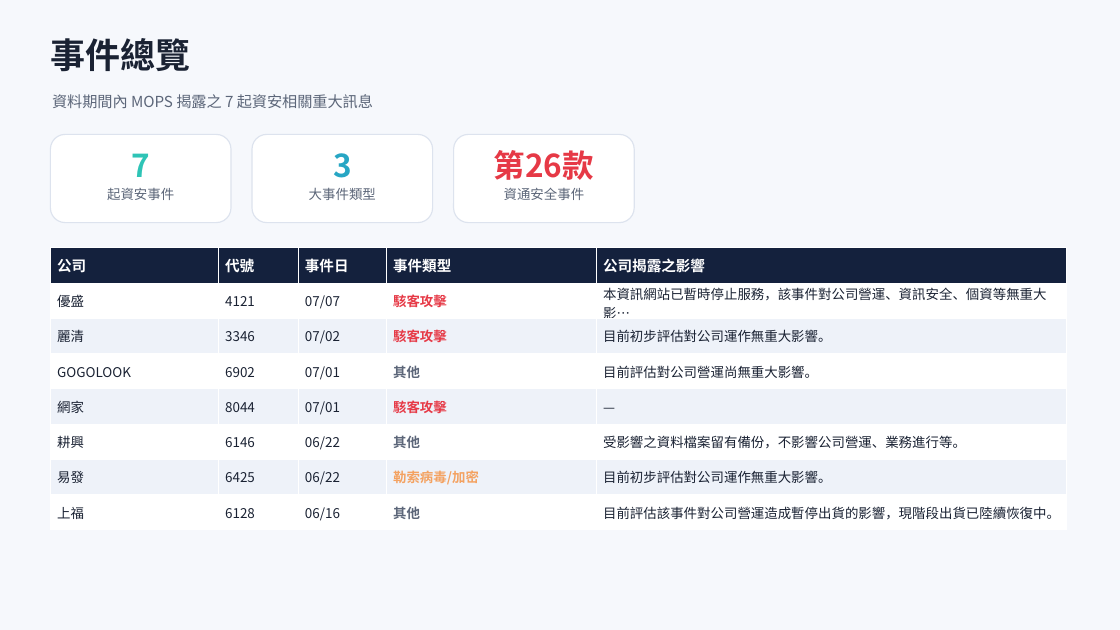
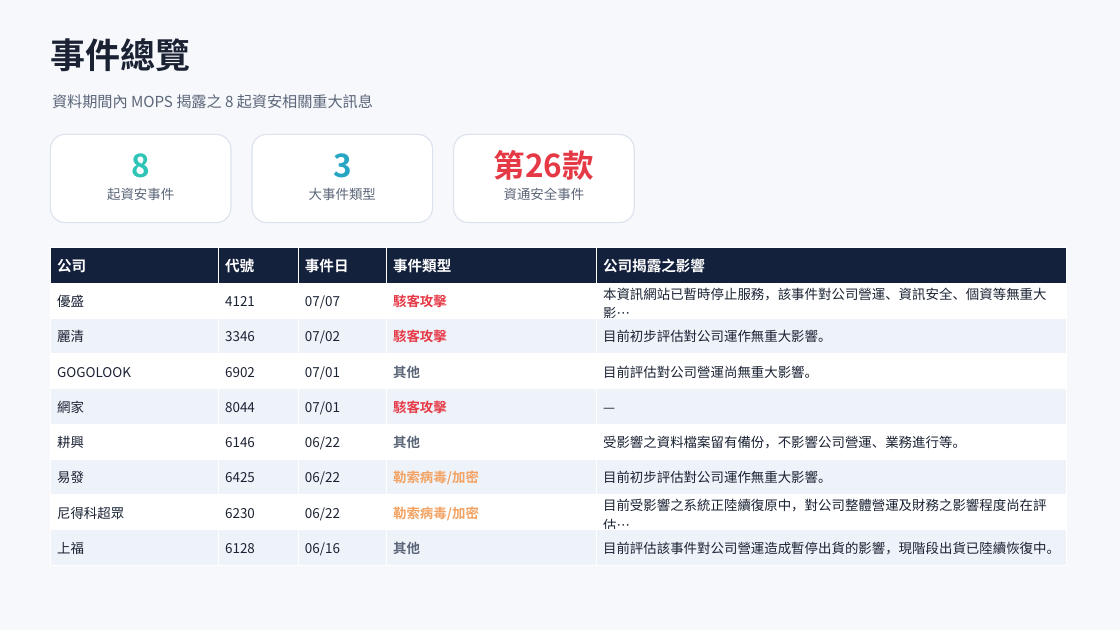
Before and after one commit to Johnnylin77/mops-isec-monitor, a slide deck: slide 2 of 資安事件因應分析.pptx. Drawn at 1120x630 pixels with LibreOffice and Linux fonts; fonts in the diff are those of the drawing. Boxes give left, top, right and bottom in pixels: in the first picture for what was removed or moved away, otherwise in the second. Text is boxed around its words. In the diff, an @@ line names an element or a change of style, - is before the commit and + after.

Commit message:
MOPS report: 2026-07-09

```diff
--- a/資安事件因應分析.pptx
+++ b/資安事件因應分析.pptx
@@ text at bbox=[52, 94, 373, 108]: text changed @@
-資料期間內 MOPS 揭露之 7 起資安相關重大訊息
+資料期間內 MOPS 揭露之 8 起資安相關重大訊息
@@ text at bbox=[131, 153, 150, 178]: text changed @@
-7
+8
@@ table at bbox=[50, 248, 1067, 565] @@
+row 8: 尼得科超眾 | 6230 | 06/22 | 勒索病毒/加密 | 目前受影響之系統正陸續復原中，對公司整體營運及財務之影響程度尚在評估…
```
Also in this commit, not shown: 4 other slides changed, 2 other files.
